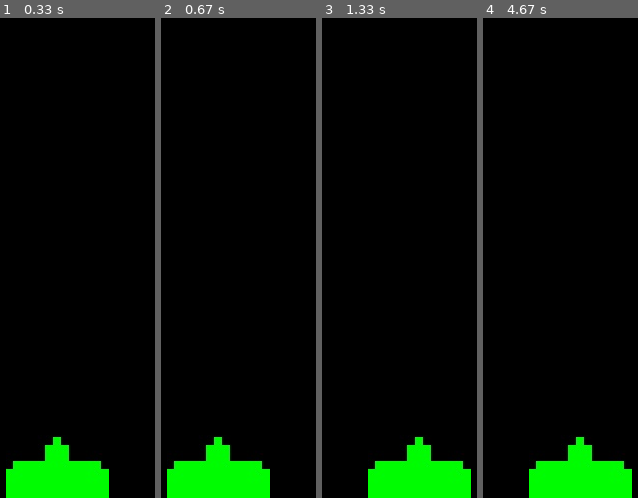
Above: before the commit, frames 1-4 (left to right).
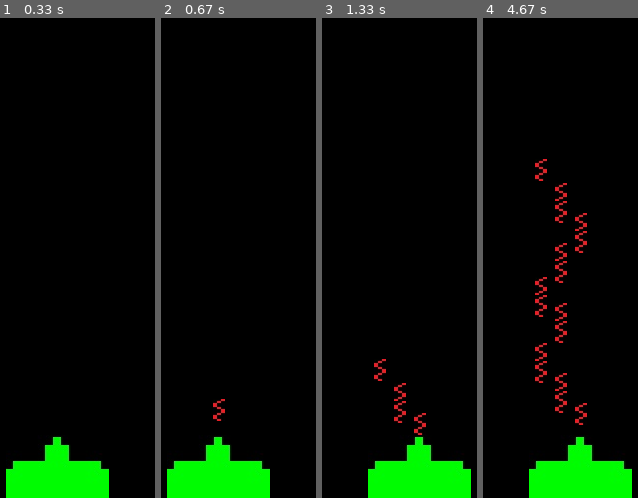
Above: after the commit, the same moments.

Repository: CarrizoLeandro/New-game-pygame-
Game: pygame game, started from new game.py
Same seed, same stepped clock (60 frames per second), same inputs: the game is played once before the commit and once after it.
Inputs:
- Up to frame 1 (0.33 s): no input
- Up to frame 2 (0.67 s): tap Space at 0.33 s
- Up to frame 3 (1.33 s): hold Right 0.67-1.13 s; tap Space at 0.73, 1.03, 1.23 s; hold Right from 1.17 s (still down)
- Up to frame 4 (4.67 s): tap Space at 1.53, 1.73, 2.03, 2.3, 2.6, 2.73, 3.03, 3.4, 3.7, 3.9, 4.2, 4.4 s; release Right at 1.63 s; hold Left 1.67-2.2 s; hold Left 2.23-2.63 s; hold Right 2.67-3.3 s; hold Left 3.33-3.8 s; hold Right 3.83-4.3 s; hold Right from 4.33 s (still down)

Frame 1 is identical in both runs. In frame 2, 0.2% of the frame differs, in the area x 33-42%, y 79-84%; in frame 3, 0.8%; in frame 4, 3.2%, in the area x 33-68%, y 29-85%.

Commit message:
Se agrega disparo, trayectoria y velocidad

Diff:
--- a/new game.py
+++ b/new game.py
@@ -1,6 +1,6 @@
 import pygame, sys
 from pygame.locals import *
-#Cariable Globales
+#Variable Globales
 ancho= 900
 alto =480
 
@@ -28,8 +28,9 @@
                 self.rect.right= 840
 
 
-    def disparar(self):
-        print ("Disparo")
+    def disparar(self,x,y):
+        miProyectil=proyectil(x,y)
+        self.listaDisparo.append(miProyectil)
     def dibujar (self, superficie):
         superficie.blit(self.ImagenNave,self.rect)
 
@@ -40,7 +41,7 @@
         self.imageProyectil = pygame.image.load("img/disparoa.jpg")
         self.rect = self.imageProyectil.get_rect()
 
-        self.velocidadDisparo = 0.1
+        self.velocidadDisparo = 1
 
         self.rect.top=posy
         self.rect.left=posx
@@ -64,7 +65,6 @@
         #Eventos
         venta.fill((0,0,0))
         jugador.movimiento()
-        DemoProyectil.trayectoria()
         for evento in pygame.event.get():
             if evento.type == QUIT :
                 pygame.quit()
@@ -75,10 +75,16 @@
                         jugador.rect.left -= jugador.velocidad
                     elif evento.key == K_RIGHT:
                         jugador.rect.right += jugador.velocidad
-                    elif evento.key == K_BACKSPACE:
-                        jugador.disparar()
-        DemoProyectil.dibujar(venta)
+                    elif evento.key == K_SPACE:
+                        x,y=jugador.rect.center
+                        jugador.disparar((x-5),(y-50))
         jugador.dibujar(venta)
+        if len(jugador.listaDisparo)>0:
+            for x in jugador.listaDisparo:
+                x.dibujar(venta)
+                x.trayectoria()
+                if x.rect.top <0:
+                    jugador.listaDisparo.remove(x)
         pygame.display.update()
 
 SpaceInvader()
